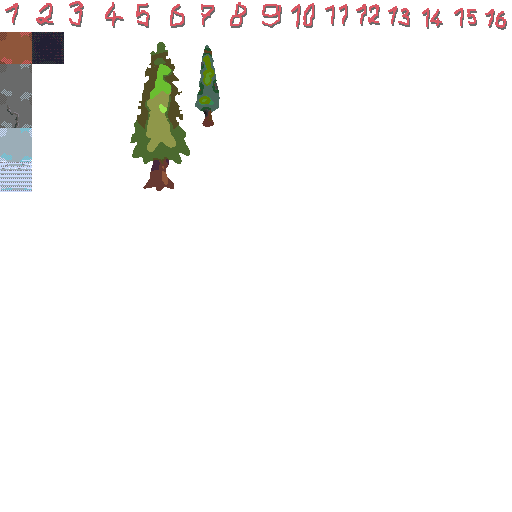
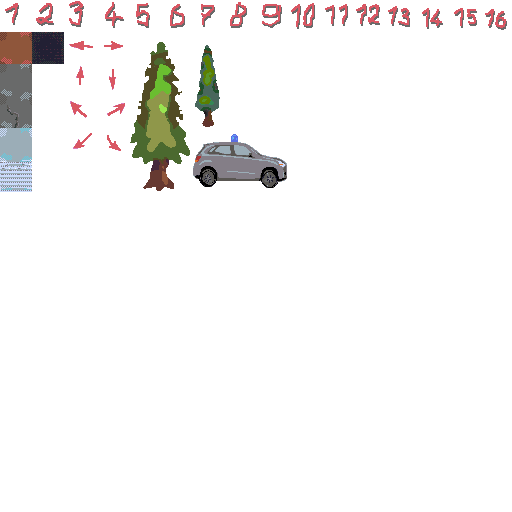
Comparing the layer stacks of the two w=512, h=512 images. Changes:
pixels changed over (69, 41, 287, 188) (layer not identified)
